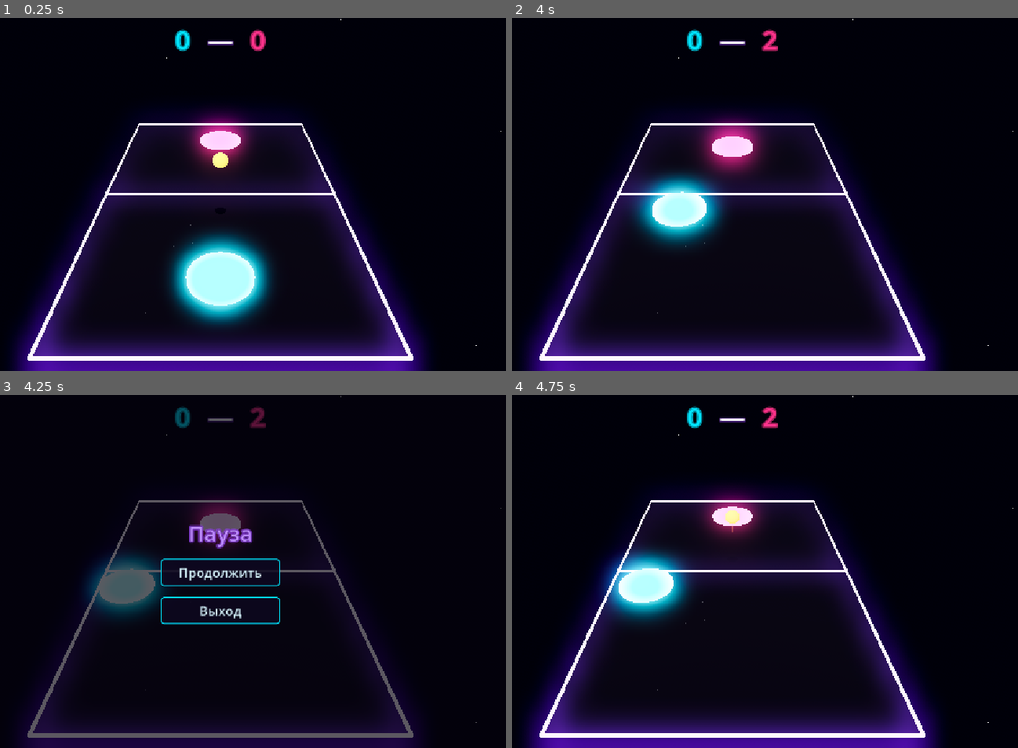
Above: before the commit, frames 1-4 (two rows, left to right).
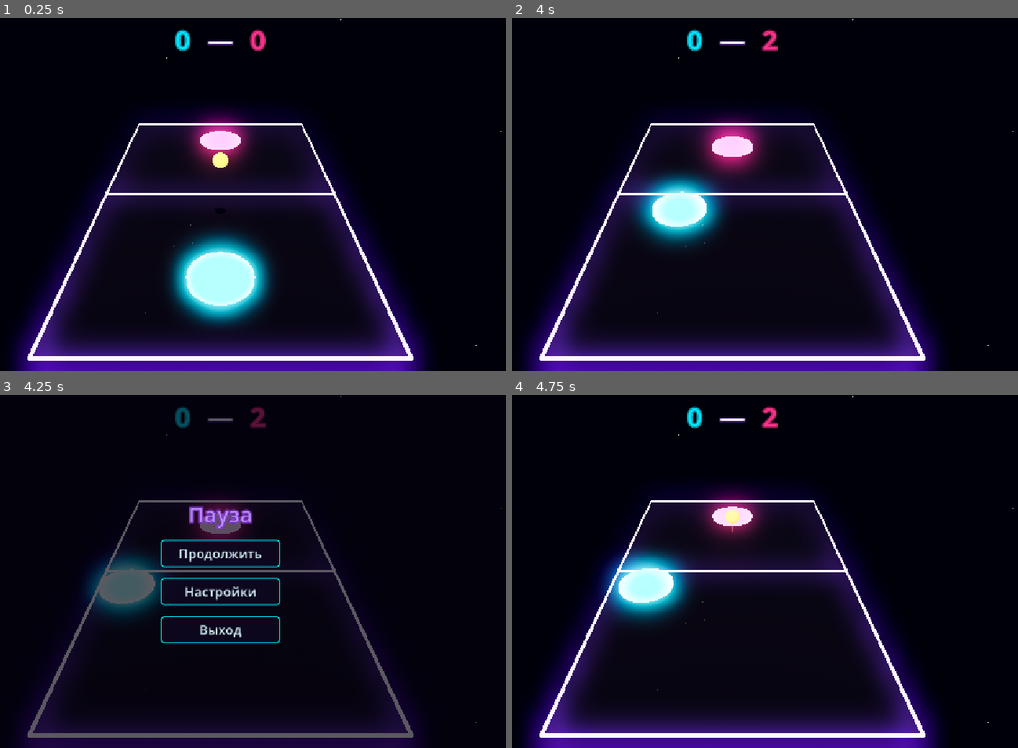
Above: after the commit, the same moments.

Repository: konserva93/galaxy-pong-2
Game: Godot game, scene res://scenes/Main.tscn
Same seed, same stepped clock (60 frames per second), same inputs: the game is played once before the commit and once after it. Sound files missing from this copy of the repository are replaced by a short silence.
Inputs (mouse positions are in pixels of both pictures, inside the frame that each line leads up to):
- Up to frame 1 (0.25 s): no input
- Up to frame 2 (4 s): move the mouse to (871, 176) at 0.52 s; hold D (move_right) 0.53-1.28 s; click (871, 176) at 0.67 s; tap Enter at 1.25 s; move the mouse to (608, 212) at 1.27 s; hold S (move_back) 1.28-2.03 s; click (608, 212) at 1.42 s; move the mouse to (795, 116) at 2.02 s; hold D (move_right) 2.03-2.78 s; click (795, 116) at 2.17 s; move the mouse to (699, 265) at 2.77 s; hold W (move_forward) 2.78-3.53 s; click (699, 265) at 2.92 s; move the mouse to (921, 247) at 3.52 s; hold A (move_left) from 3.53 s (still down); click (921, 247) at 3.67 s
- Up to frame 3 (4.25 s): keep holding A (move_left); tap Escape (pause) at 4.15 s
- Up to frame 4 (4.75 s): release A (move_left) at 4.25 s; click "Продолжить" at 4.25 s

Frames 1-2 are identical in both runs. In frame 3, 3.4% of the frame differs, in the area x 31-56%, y 31-71%; in frame 4, nothing differs.

Commit message:
feat: settings submenu (resolution, fullscreen, music/SFX volume)
Adds a "Настройки" button to PauseMenu that swaps in a SettingsPanel
(same scene, not a separate screen) with a resolution dropdown (5
16:9 presets), a fullscreen toggle, and volume sliders for music and
SFX. Closing pause any other way than "Back" resets the view to the
main panel for next time.

Volume control is routed through two new AudioServer buses
(Music/SFX, audio/default_bus_layout.tres) rather than multiplying
each AudioStreamPlayer's own volume_db, so it doesn't fight the mix
already tuned in stage 5.2 -- the slider layers on top via the bus
instead.

New autoload Settings (scripts/settings.gd) applies window/volume
state on startup and persists every change to user://settings.cfg
immediately (no separate Apply button), so choices survive a restart.

Branched from stage-6-visual-style since the submenu builds on
PauseMenu.tscn's 6.5 styling.

Diff:
--- /dev/null
+++ b/audio/default_bus_layout.tres
@@ -0,0 +1,20 @@
+[gd_resource type="AudioBusLayout" format=3]
+
+[resource]
+bus/0/name = "Master"
+bus/0/solo = false
+bus/0/mute = false
+bus/0/bypass_fx = false
+bus/0/volume_db = 0.0
+bus/1/name = "Music"
+bus/1/solo = false
+bus/1/mute = false
+bus/1/bypass_fx = false
+bus/1/volume_db = 0.0
+bus/1/send = "Master"
+bus/2/name = "SFX"
+bus/2/solo = false
+bus/2/mute = false
+bus/2/bypass_fx = false
+bus/2/volume_db = 0.0
+bus/2/send = "Master"
--- a/project.godot
+++ b/project.godot
@@ -15,9 +15,14 @@
 config/features=PackedStringArray("4.7", "GL Compatibility")
 config/icon="res://icon.svg"
 
+[audio]
+
+buses/default_bus_layout="res://audio/default_bus_layout.tres"
+
 [autoload]
 
 GameManager="*res://scripts/game_manager.gd"
+Settings="*res://scripts/settings.gd"
 
 [display]
 
--- a/scenes/Main.tscn
+++ b/scenes/Main.tscn
@@ -110,11 +110,14 @@
 [node name="PaddleHitSound" type="AudioStreamPlayer" parent="Audio"]
 stream = ExtResource("9_paddle_hit_sfx")
 volume_db = -3.0
+bus = &"SFX"
 
 [node name="GoalSound" type="AudioStreamPlayer" parent="Audio"]
 stream = ExtResource("10_goal_sfx")
 volume_db = -2.0
+bus = &"SFX"
 
 [node name="AmbientMusic" type="AudioStreamPlayer" parent="Audio"]
 stream = ExtResource("11_ambient_music")
 volume_db = -9.0
+bus = &"Music"
--- a/scenes/PauseMenu.tscn
+++ b/scenes/PauseMenu.tscn
@@ -16,16 +16,16 @@
 anchor_bottom = 1.0
 color = Color(0.02, 0.01, 0.05, 0.65)
 
-[node name="CenterContainer" type="CenterContainer" parent="."]
+[node name="MainPanel" type="CenterContainer" parent="."]
 anchor_right = 1.0
 anchor_bottom = 1.0
 mouse_filter = 2
 
-[node name="VBoxContainer" type="VBoxContainer" parent="CenterContainer"]
+[node name="VBoxContainer" type="VBoxContainer" parent="MainPanel"]
 theme_override_constants/separation = 20
 alignment = 1
 
-[node name="TitleLabel" type="Label" parent="CenterContainer/VBoxContainer"]
+[node name="TitleLabel" type="Label" parent="MainPanel/VBoxContainer"]
 horizontal_alignment = 1
 theme_override_colors/font_color = Color(0.75, 0.55, 1, 1)
 theme_override_colors/font_outline_color = Color(0.15, 0.05, 0.25, 1)
@@ -37,12 +37,100 @@
 theme_override_font_sizes/font_size = 40
 text = "Пауза"
 
-[node name="ContinueButton" type="Button" parent="CenterContainer/VBoxContainer"]
+[node name="ContinueButton" type="Button" parent="MainPanel/VBoxContainer"]
 custom_minimum_size = Vector2(220, 50)
 theme_override_font_sizes/font_size = 24
 text = "Продолжить"
 
-[node name="ExitButton" type="Button" parent="CenterContainer/VBoxContainer"]
+[node name="SettingsButton" type="Button" parent="MainPanel/VBoxContainer"]
+custom_minimum_size = Vector2(220, 50)
+theme_override_font_sizes/font_size = 24
+text = "Настройки"
+
+[node name="ExitButton" type="Button" parent="MainPanel/VBoxContainer"]
 custom_minimum_size = Vector2(220, 50)
 theme_override_font_sizes/font_size = 24
 text = "Выход"
+
+[node name="SettingsPanel" type="CenterContainer" parent="."]
+visible = false
+anchor_right = 1.0
+anchor_bottom = 1.0
+mouse_filter = 2
+
+[node name="VBoxContainer" type="VBoxContainer" parent="SettingsPanel"]
+theme_override_constants/separation = 16
+alignment = 1
+
+[node name="TitleLabel" type="Label" parent="SettingsPanel/VBoxContainer"]
+horizontal_alignment = 1
+theme_override_colors/font_color = Color(0.75, 0.55, 1, 1)
+theme_override_colors/font_outline_color = Color(0.15, 0.05, 0.25, 1)
+theme_override_colors/font_shadow_color = Color(0.6, 0.25, 1, 0.9)
+theme_override_constants/outline_size = 4
+theme_override_constants/shadow_outline_size = 10
+theme_override_constants/shadow_offset_x = 0
+theme_override_constants/shadow_offset_y = 0
+theme_override_font_sizes/font_size = 36
+text = "Настройки"
+
+[node name="ResolutionRow" type="HBoxContainer" parent="SettingsPanel/VBoxContainer"]
+theme_override_constants/separation = 16
+
+[node name="ResolutionLabel" type="Label" parent="SettingsPanel/VBoxContainer/ResolutionRow"]
+custom_minimum_size = Vector2(160, 0)
+theme_override_colors/font_color = Color(0.85, 0.85, 0.92, 1)
+theme_override_font_sizes/font_size = 18
+text = "Разрешение"
+
+[node name="ResolutionOption" type="OptionButton" parent="SettingsPanel/VBoxContainer/ResolutionRow"]
+custom_minimum_size = Vector2(180, 40)
+theme_override_font_sizes/font_size = 18
+
+[node name="FullscreenRow" type="HBoxContainer" parent="SettingsPanel/VBoxContainer"]
+theme_override_constants/separation = 16
+
+[node name="FullscreenLabel" type="Label" parent="SettingsPanel/VBoxContainer/FullscreenRow"]
+custom_minimum_size = Vector2(160, 0)
+theme_override_colors/font_color = Color(0.85, 0.85, 0.92, 1)
+theme_override_font_sizes/font_size = 18
+text = "Полноэкранный"
+
+[node name="FullscreenCheck" type="CheckButton" parent="SettingsPanel/VBoxContainer/FullscreenRow"]
+
+[node name="MusicRow" type="HBoxContainer" parent="SettingsPanel/VBoxContainer"]
+theme_override_constants/separation = 16
+
+[node name="MusicLabel" type="Label" parent="SettingsPanel/VBoxContainer/MusicRow"]
+custom_minimum_size = Vector2(160, 0)
+theme_override_colors/font_color = Color(0.85, 0.85, 0.92, 1)
+theme_override_font_sizes/font_size = 18
+text = "Музыка"
+
+[node name="MusicSlider" type="HSlider" parent="SettingsPanel/VBoxContainer/MusicRow"]
+custom_minimum_size = Vector2(180, 0)
+min_value = 0.0
+max_value = 1.0
+step = 0.01
+value = 1.0
+
+[node name="SfxRow" type="HBoxContainer" parent="SettingsPanel/VBoxContainer"]
+theme_override_constants/separation = 16
+
+[node name="SfxLabel" type="Label" parent="SettingsPanel/VBoxContainer/SfxRow"]
+custom_minimum_size = Vector2(160, 0)
+theme_override_colors/font_color = Color(0.85, 0.85, 0.92, 1)
+theme_override_font_sizes/font_size = 18
+text = "Эффекты"
+
+[node name="SfxSlider" type="HSlider" parent="SettingsPanel/VBoxContainer/SfxRow"]
+custom_minimum_size = Vector2(180, 0)
+min_value = 0.0
+max_value = 1.0
+step = 0.01
+value = 1.0
+
+[node name="BackButton" type="Button" parent="SettingsPanel/VBoxContainer"]
+custom_minimum_size = Vector2(220, 50)
+theme_override_font_sizes/font_size = 24
+text = "Назад"
--- a/scripts/pause_menu.gd
+++ b/scripts/pause_menu.gd
@@ -4,20 +4,49 @@
 ## "Playing" — GameManager.toggle_pause() открывает/закрывает по Esc).
 ## process_mode = Always (см. .tscn) — этот узел и его кнопки должны получать
 ## ввод, пока get_tree().paused=true останавливает остальную игру.
+##
+## Подменю "Настройки" (SettingsPanel) — не отдельный экран, а второй набор
+## контролов внутри этой же сцены: MainPanel/SettingsPanel показываются по
+## очереди, само меню паузы (visible) при этом не трогается. Значения читает/
+## пишет через autoload Settings (см. scripts/settings.gd) — он же применяет
+## их немедленно и сохраняет на диск, здесь только синхронизация контролов.
 
-@onready var _continue_button: Button = $CenterContainer/VBoxContainer/ContinueButton
-@onready var _exit_button: Button = $CenterContainer/VBoxContainer/ExitButton
+@onready var _main_panel: Control = $MainPanel
+@onready var _continue_button: Button = $MainPanel/VBoxContainer/ContinueButton
+@onready var _settings_button: Button = $MainPanel/VBoxContainer/SettingsButton
+@onready var _exit_button: Button = $MainPanel/VBoxContainer/ExitButton
+
+@onready var _settings_panel: Control = $SettingsPanel
+@onready var _resolution_option: OptionButton = $SettingsPanel/VBoxContainer/ResolutionRow/ResolutionOption
+@onready var _fullscreen_check: CheckButton = $SettingsPanel/VBoxContainer/FullscreenRow/FullscreenCheck
+@onready var _music_slider: HSlider = $SettingsPanel/VBoxContainer/MusicRow/MusicSlider
+@onready var _sfx_slider: HSlider = $SettingsPanel/VBoxContainer/SfxRow/SfxSlider
+@onready var _back_button: Button = $SettingsPanel/VBoxContainer/BackButton
 
 
 func _ready() -> void:
 	visible = false
 	GameManager.state_changed.connect(_on_state_changed)
 	_continue_button.pressed.connect(_on_continue_pressed)
+	_settings_button.pressed.connect(_on_settings_pressed)
 	_exit_button.pressed.connect(_on_exit_pressed)
+	_back_button.pressed.connect(_on_back_pressed)
+
+	_populate_resolution_options()
+	_sync_settings_controls()
+	_resolution_option.item_selected.connect(_on_resolution_selected)
+	_fullscreen_check.toggled.connect(_on_fullscreen_toggled)
+	_music_slider.value_changed.connect(_on_music_volume_changed)
+	_sfx_slider.value_changed.connect(_on_sfx_volume_changed)
 
 
 func _on_state_changed(new_state: String) -> void:
 	visible = new_state == "Paused"
+	if not visible:
+		# Закрыли паузу целиком (не кнопкой "Назад" из настроек) -- в
+		# следующий раз меню должно открыться с главного экрана, а не
+		# оставаться на подменю настроек.
+		_show_main_panel()
 
 
 func _on_continue_pressed() -> void:
@@ -26,3 +55,46 @@
 
 func _on_exit_pressed() -> void:
 	get_tree().quit()
+
+
+func _on_settings_pressed() -> void:
+	_main_panel.visible = false
+	_settings_panel.visible = true
+
+
+func _on_back_pressed() -> void:
+	_show_main_panel()
+
+
+func _show_main_panel() -> void:
+	_settings_panel.visible = false
+	_main_panel.visible = true
+
+
+func _populate_resolution_options() -> void:
+	_resolution_option.clear()
+	for resolution in Settings.RESOLUTIONS:
+		_resolution_option.add_item("%d × %d" % [resolution.x, resolution.y])
+
+
+func _sync_settings_controls() -> void:
+	_resolution_option.selected = Settings.resolution_index
+	_fullscreen_check.button_pressed = Settings.fullscreen
+	_music_slider.value = Settings.music_volume
+	_sfx_slider.value = Settings.sfx_volume
+
+
+func _on_resolution_selected(index: int) -> void:
+	Settings.set_resolution_index(index)
+
+
+func _on_fullscreen_toggled(enabled: bool) -> void:
+	Settings.set_fullscreen(enabled)
+
+
+func _on_music_volume_changed(value: float) -> void:
+	Settings.set_music_volume(value)
+
+
+func _on_sfx_volume_changed(value: float) -> void:
+	Settings.set_sfx_volume(value)
--- /dev/null
+++ b/scripts/settings.gd
@@ -0,0 +1,107 @@
+extends Node
+
+## Настройки экрана/звука (подменю "Настройки" в паузе). Autoload -- применяет
+## сохранённые значения при старте игры (до того, как AmbientMusic заиграет
+## в main.gd), и сразу же и сохраняет, и применяет любое новое значение, без
+## отдельной кнопки "Применить".
+##
+## Разрешение -- это размер ОКНА, не внутреннее разрешение рендера: сцена и
+## так масштабируется через window/stretch (canvas_items/expand, см.
+## project.godot, задача 0.2), так что смена размера окна ничего не искажает.
+## В fullscreen ОС всё равно берёт нативное разрешение монитора -- пункт
+## разрешения в этом случае значения не имеет, но остаётся доступным (просто
+## возьмётся при следующем переключении в оконный режим).
+
+const SETTINGS_PATH := "user://settings.cfg"
+
+const RESOLUTIONS: Array[Vector2i] = [
+	Vector2i(1280, 720),
+	Vector2i(1600, 900),
+	Vector2i(1920, 1080),
+	Vector2i(2560, 1440),
+	Vector2i(3840, 2160),
+]
+
+const MUSIC_BUS := "Music"
+const SFX_BUS := "SFX"
+
+var resolution_index: int = 0
+var fullscreen: bool = false
+var music_volume: float = 1.0 # линейно, 0..1
+var sfx_volume: float = 1.0 # линейно, 0..1
+
+
+func _ready() -> void:
+	_load()
+	_apply_window()
+	_apply_bus_volume(MUSIC_BUS, music_volume)
+	_apply_bus_volume(SFX_BUS, sfx_volume)
+
+
+func set_resolution_index(index: int) -> void:
+	resolution_index = clampi(index, 0, RESOLUTIONS.size() - 1)
+	_apply_window()
+	_save()
+
+
+func set_fullscreen(enabled: bool) -> void:
+	fullscreen = enabled
+	_apply_window()
+	_save()
+
+
+func set_music_volume(linear: float) -> void:
+	music_volume = clampf(linear, 0.0, 1.0)
+	_apply_bus_volume(MUSIC_BUS, music_volume)
+	_save()
+
+
+func set_sfx_volume(linear: float) -> void:
+	sfx_volume = clampf(linear, 0.0, 1.0)
+	_apply_bus_volume(SFX_BUS, sfx_volume)
+	_save()
+
+
+func _apply_window() -> void:
+	DisplayServer.window_set_mode(
+		DisplayServer.WINDOW_MODE_FULLSCREEN if fullscreen else DisplayServer.WINDOW_MODE_WINDOWED
+	)
+	if not fullscreen:
+		DisplayServer.window_set_size(RESOLUTIONS[resolution_index])
+		var screen_size := DisplayServer.screen_get_size()
+		var window_size := DisplayServer.window_get_size()
+		DisplayServer.window_set_position((screen_size - window_size) / 2)
+
+
+func _apply_bus_volume(bus_name: String, linear: float) -> void:
+	var bus_index := AudioServer.get_bus_index(bus_name)
+	if bus_index == -1:
+		push_warning("Settings: аудио-шина '%s' не найдена в default_bus_layout" % bus_name)
+		return
+	# 0 -> явный mute, а не -inf дБ -- надёжнее полной тишины на глаз/на слух
+	# и не зависит от того, как AudioServer обрабатывает -inf на разных бэкендах.
+	AudioServer.set_bus_mute(bus_index, linear <= 0.0001)
+	if linear > 0.0001:
+		AudioServer.set_bus_volume_db(bus_index, linear_to_db(linear))
+
+
+func _save() -> void:
+	var config := ConfigFile.new()
+	config.set_value("display", "resolution_index", resolution_index)
+	config.set_value("display", "fullscreen", fullscreen)
+	config.set_value("audio", "music_volume", music_volume)
+	config.set_value("audio", "sfx_volume", sfx_volume)
+	config.save(SETTINGS_PATH)
+
+
+func _load() -> void:
+	var config := ConfigFile.new()
+	if config.load(SETTINGS_PATH) != OK:
+		return # первый запуск / файла ещё нет -- остаёмся на значениях по умолчанию
+
+	resolution_index = clampi(
+		config.get_value("display", "resolution_index", resolution_index), 0, RESOLUTIONS.size() - 1
+	)
+	fullscreen = config.get_value("display", "fullscreen", fullscreen)
+	music_volume = clampf(config.get_value("audio", "music_volume", music_volume), 0.0, 1.0)
+	sfx_volume = clampf(config.get_value("audio", "sfx_volume", sfx_volume), 0.0, 1.0)
--- /dev/null
+++ b/tests/settings_menu_test.gd
@@ -0,0 +1,108 @@
+extends SceneTree
+
+## Регрессия для подменю "Настройки" внутри PauseMenu (pause_menu.gd):
+## - кнопка "Настройки" переключает MainPanel/SettingsPanel, "Назад" -- обратно;
+## - контролы синхронизированы с текущими значениями Settings при открытии;
+## - изменение контрола реально доходит до Settings (не только меняет вид);
+## - закрытие паузы (не через "Назад") сбрасывает меню на MainPanel к
+##   следующему открытию, а не оставляет его на подменю настроек.
+##
+## Чистит user://settings.cfg в начале/конце -- та же причина, что и в
+## settings_test.gd (Settings._ready() грузит с диска при каждом запуске).
+##
+## Запуск: см. reference-godot-cli в памяти проекта.
+
+var _ok := true
+
+
+func _initialize() -> void:
+	call_deferred("_run")
+
+
+func _run() -> void:
+	_delete_settings_file()
+
+	var main_scene: PackedScene = load("res://scenes/Main.tscn")
+	var main: Node3D = main_scene.instantiate()
+	root.add_child(main)
+	await physics_frame
+
+	var game_manager: Node = root.get_node("GameManager")
+	var pause_menu: Control = main.get_node("UI/PauseMenu")
+
+	var settings: Node = root.get_node("Settings")
+
+	_check_settings_toggle(game_manager, pause_menu)
+	await _check_controls_reflect_and_apply(pause_menu, settings)
+	_check_closing_pause_resets_to_main_panel(game_manager, pause_menu)
+
+	_delete_settings_file()
+
+	print("RESULT: ", "PASS" if _ok else "FAIL")
+	quit(0 if _ok else 1)
+
+
+func _delete_settings_file() -> void:
+	var dir := DirAccess.open("user://")
+	if dir != null and dir.file_exists("settings.cfg"):
+		dir.remove("settings.cfg")
+
+
+func _check_settings_toggle(game_manager: Node, pause_menu: Control) -> void:
+	print("--- Settings button swaps MainPanel for SettingsPanel, Back swaps it back ---")
+
+	game_manager.toggle_pause()
+	var main_panel: Control = pause_menu.get_node("MainPanel")
+	var settings_panel: Control = pause_menu.get_node("SettingsPanel")
+	print("on open: main=%s settings=%s" % [main_panel.visible, settings_panel.visible])
+	_ok = _ok and main_panel.visible and not settings_panel.visible
+
+	pause_menu.get_node("MainPanel/VBoxContainer/SettingsButton").pressed.emit()
+	print("after Settings pressed: main=%s settings=%s" % [main_panel.visible, settings_panel.visible])
+	_ok = _ok and not main_panel.visible and settings_panel.visible
+
+	pause_menu.get_node("SettingsPanel/VBoxContainer/BackButton").pressed.emit()
+	print("after Back pressed: main=%s settings=%s" % [main_panel.visible, settings_panel.visible])
+	_ok = _ok and main_panel.visible and not settings_panel.visible
+
+	game_manager.toggle_pause() # обратно в игру, чтобы не мешать следующим проверкам
+
+
+func _check_controls_reflect_and_apply(pause_menu: Control, settings: Node) -> void:
+	print("--- settings controls start synced to Settings, and changing them calls through to Settings ---")
+
+	settings.set_music_volume(0.6)
+	settings.set_resolution_index(3)
+
+	pause_menu._sync_settings_controls() # то же самое, что и _ready() -- на реальном открытии паузы уже вызвано один раз
+
+	var resolution_option: OptionButton = pause_menu.get_node("SettingsPanel/VBoxContainer/ResolutionRow/ResolutionOption")
+	var music_slider: HSlider = pause_menu.get_node("SettingsPanel/VBoxContainer/MusicRow/MusicSlider")
+	print("synced: resolution.selected=%d (expect 3) music_slider.value=%.2f (expect 0.6)" % [
+		resolution_option.selected, music_slider.value
+	])
+	_ok = _ok and resolution_option.selected == 3
+	_ok = _ok and is_equal_approx(music_slider.value, 0.6)
+
+	var sfx_slider: HSlider = pause_menu.get_node("SettingsPanel/VBoxContainer/SfxRow/SfxSlider")
+	sfx_slider.value = 0.25
+	await physics_frame # value_changed -> Settings.set_sfx_volume, дать сигналу дойти
+	print("after moving SFX slider to 0.25: Settings.sfx_volume=%.2f" % settings.sfx_volume)
+	_ok = _ok and is_equal_approx(settings.sfx_volume, 0.25)
+
+
+func _check_closing_pause_resets_to_main_panel(game_manager: Node, pause_menu: Control) -> void:
+	print("--- closing pause (not via Back) resets the menu to MainPanel for next time ---")
+
+	var main_panel: Control = pause_menu.get_node("MainPanel")
+	var settings_panel: Control = pause_menu.get_node("SettingsPanel")
+
+	game_manager.toggle_pause() # открыть
+	pause_menu.get_node("MainPanel/VBoxContainer/SettingsButton").pressed.emit()
+	_ok = _ok and settings_panel.visible
+
+	game_manager.toggle_pause() # закрыть -- не через "Назад"
+	print("after closing pause while on settings: main.visible=%s settings.visible=%s" % [
+		main_panel.visible, settings_panel.visible
+	])
+	_ok = _ok and main_panel.visible and not settings_panel.visible
--- /dev/null
+++ b/tests/settings_test.gd
@@ -0,0 +1,132 @@
+extends SceneTree
+
+## Регрессия для autoload Settings (подменю "Настройки" в паузе):
+## - значения по умолчанию (когда user://settings.cfg ещё нет);
+## - set_* сразу применяет (аудио-шины Music/SFX) и сохраняет на диск;
+## - сохранённые значения переживают "перезапуск" (свежая загрузка ConfigFile
+##   с диска даёт то же самое, что было сохранено).
+##
+## Чистит за собой user://settings.cfg в начале и в конце -- иначе прогон
+## этого теста оставлял бы файл, который исказил бы значения по умолчанию,
+## подхватываемые следующим запуском headless-тестов (Settings._ready()
+## грузит с диска при старте КАЖДОГО процесса godot, включая другие тесты).
+##
+## Запуск: см. reference-godot-cli в памяти проекта.
+
+var _ok := true
+
+
+func _initialize() -> void:
+	call_deferred("_run")
+
+
+func _run() -> void:
+	_delete_settings_file()
+
+	var main_scene: PackedScene = load("res://scenes/Main.tscn")
+	var main: Node3D = main_scene.instantiate()
+	root.add_child(main)
+	await physics_frame
+
+	var settings: Node = root.get_node("Settings")
+
+	_check_defaults(settings)
+	_check_resolution_and_fullscreen(settings)
+	_check_volume_applies_to_bus(settings)
+	_check_persists_to_disk(settings)
+
+	_delete_settings_file()
+
+	print("RESULT: ", "PASS" if _ok else "FAIL")
+	quit(0 if _ok else 1)
+
+
+func _delete_settings_file() -> void:
+	var dir := DirAccess.open("user://")
+	if dir != null and dir.file_exists("settings.cfg"):
+		dir.remove("settings.cfg")
+
+
+func _check_defaults(settings: Node) -> void:
+	print("--- defaults when no settings.cfg exists yet: full volume, windowed, first resolution ---")
+	print("resolution_index=%d fullscreen=%s music=%.2f sfx=%.2f" % [
+		settings.resolution_index, settings.fullscreen, settings.music_volume, settings.sfx_volume
+	])
+	_ok = _ok and settings.resolution_index == 0
+	_ok = _ok and settings.fullscreen == false
+	_ok = _ok and is_equal_approx(settings.music_volume, 1.0)
+	_ok = _ok and is_equal_approx(settings.sfx_volume, 1.0)
+
+
+func _check_resolution_and_fullscreen(settings: Node) -> void:
+	print("--- set_resolution_index/set_fullscreen update state and clamp out-of-range indices ---")
+
+	settings.set_resolution_index(2)
+	_ok = _ok and settings.resolution_index == 2
+
+	settings.set_resolution_index(999) # за пределами RESOLUTIONS -- должно clamp'иться, не упасть
+	print("out-of-range index clamped to %d (expect last valid, %d)" % [
+		settings.resolution_index, settings.RESOLUTIONS.size() - 1
+	])
+	_ok = _ok and settings.resolution_index == settings.RESOLUTIONS.size() - 1
+
+	settings.set_fullscreen(true)
+	_ok = _ok and settings.fullscreen == true
+	settings.set_fullscreen(false)
+	_ok = _ok and settings.fullscreen == false
+
+
+func _check_volume_applies_to_bus(settings: Node) -> void:
+	print("--- set_music_volume/set_sfx_volume actually change the AudioServer bus, not just the stored value ---")
+
+	var music_bus := AudioServer.get_bus_index("Music")
+	var sfx_bus := AudioServer.get_bus_index("SFX")
+	_ok = _ok and music_bus != -1
+	_ok = _ok and sfx_bus != -1
+	if music_bus == -1 or sfx_bus == -1:
+		return
+
+	settings.set_music_volume(0.5)
+	var half_db := AudioServer.get_bus_volume_db(music_bus)
+	print("music_volume=0.5 -> bus volume_db=%.2f mute=%s" % [half_db, AudioServer.is_bus_mute(music_bus)])
+	_ok = _ok and half_db < 0.0 # тише, чем 0дБ по умолчанию
+	_ok = _ok and not AudioServer.is_bus_mute(music_bus)
+
+	settings.set_music_volume(0.0)
+	print("music_volume=0.0 -> mute=%s (expect true)" % AudioServer.is_bus_mute(music_bus))
+	_ok = _ok and AudioServer.is_bus_mute(music_bus)
+
+	settings.set_sfx_volume(1.0)
+	print("sfx_volume=1.0 -> bus volume_db=%.2f mute=%s" % [
+		AudioServer.get_bus_volume_db(sfx_bus), AudioServer.is_bus_mute(sfx_bus)
+	])
+	_ok = _ok and is_equal_approx(AudioServer.get_bus_volume_db(sfx_bus), 0.0)
+	_ok = _ok and not AudioServer.is_bus_mute(sfx_bus)
+
+
+func _check_persists_to_disk(settings: Node) -> void:
+	print("--- settings written by set_* survive a fresh ConfigFile load from disk ---")
+
+	settings.set_resolution_index(1)
+	settings.set_fullscreen(true)
+	settings.set_music_volume(0.4)
+	settings.set_sfx_volume(0.8)
+
+	var config := ConfigFile.new()
+	var load_result := config.load("user://settings.cfg")
+	print("reload from disk: load_result=%d" % load_result)
+	_ok = _ok and load_result == OK
+	if load_result != OK:
+		return
+
+	var loaded_resolution: int = config.get_value("display", "resolution_index", -1)
+	var loaded_fullscreen: bool = config.get_value("display", "fullscreen", false)
+	var loaded_music: float = config.get_value("audio", "music_volume", -1.0)
+	var loaded_sfx: float = config.get_value("audio", "sfx_volume", -1.0)
+	print("loaded: resolution_index=%d fullscreen=%s music=%.2f sfx=%.2f" % [
+		loaded_resolution, loaded_fullscreen, loaded_music, loaded_sfx
+	])
+	_ok = _ok and loaded_resolution == 1
+	_ok = _ok and loaded_fullscreen == true
+	_ok = _ok and is_equal_approx(loaded_music, 0.4)
+	_ok = _ok and is_equal_approx(loaded_sfx, 0.8)
Not shown, added: scripts/settings.gd.uid
Not shown, added: tests/settings_menu_test.gd.uid
Not shown, added: tests/settings_test.gd.uid
Not shown, changed: docs/DevelopmentPlan.md
